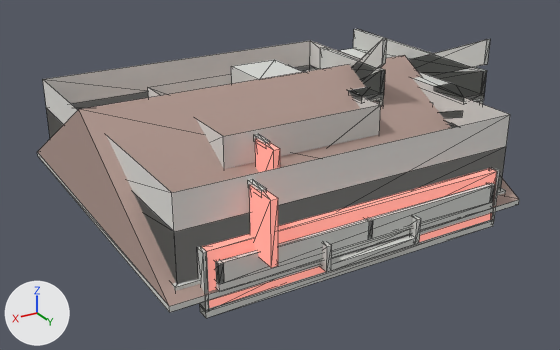
An edit to the glTF model glb/building.glb, drawn before and after from the same camera.
Before and after are seen from a 50 mm lens placed at (3.44, 6.1, 3.04), pointed at (-0.03, 0.31, 0.14). Every picture has the same lights, and +X, +Y and +Z are marked at lower left. The older version comes first. Mesh edges are drawn as thin lines.

In view in the first picture: 'fp1_base', 'fp1_exstair_base', 'fp1_sign_blade', 'fp2_balcony', 'fp2_base', 'fp2_exstair', 'fp2_exstair_base', 'fp2_floor', 'fp2_roof_gable', 'fp2_sign_blade', 'fp2_sign_roof', 'fp2_stair' and 2 more.
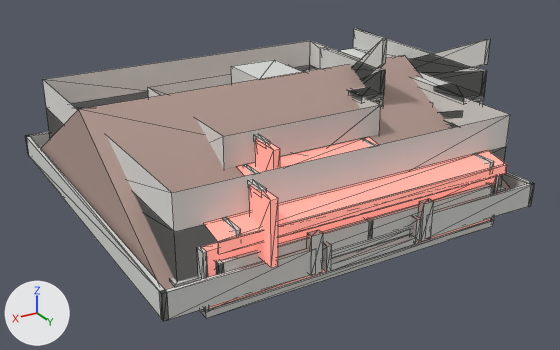
Where the change shows, as pixel boxes [x1, y1, x2, y2] in the pictures (560 x 350 px):
'fp2_fence', added: after [26, 132, 534, 321]
'fp2_awning', added: after [204, 150, 507, 254]
    faces in mat_sign (pink #ed9589, glowing pink #bc766c): [204, 150, 507, 254]
    faces in mat_trim (light grey #d8dad6): [222, 153, 494, 237]
'fp1_awning', added: after [237, 137, 378, 176]
    faces in mat_sign (pink #ed9589, glowing pink #bc766c): [237, 137, 378, 176]
'fp2_roof2', added (mostly hidden): after [170, 186, 506, 287]

What the commit changed:
Mesh me_fp2_fence is new.
It has 48 vertices, 84 faces and spans x -1.8..1.8, y -1.8..1.81, z 0.0..0.34.
It uses material mat_trim (light grey #d8dad6).
Mesh me_fp2_awning is new.
It has 26 vertices, 38 faces and spans x -1.38..1.38, y 1.6..1.84, z 0.42..0.56.
Faces by material slot: [14, 24].
It uses material mat_sign (pink #ed9589, glowing pink #bc766c).
It uses material mat_trim (light grey #d8dad6).
Mesh me_fp2_roof2 is new.
It has 40 vertices, 56 faces and spans x -1.63..1.63, y -1.63..1.63, z 0.0..0.34.
It uses material mat_trim (light grey #d8dad6).
Mesh me_fp1_awning is new.
It has 26 vertices, 38 faces and spans x -0.688..0.688, y 0.8..1.035, z 0.421..0.561.
Faces by material slot: [14, 24].
It uses material mat_sign (pink #ed9589, glowing pink #bc766c).
It uses material mat_trim (light grey #d8dad6).
Object 'fp2_fence' (ob_fp2_fence) is new; it shows me_fp2_fence.
Its location is (0.0, 0.0, 0.0).
Object 'fp2_awning' (ob_fp2_awning) is new; it shows me_fp2_awning.
Its location is (0.0, 0.0, 0.0).
Object 'fp2_roof2' (ob_fp2_roof2) is new; it shows me_fp2_roof2.
Its location is (0.0, 0.0, 0.0).
Object 'fp1_awning' (ob_fp1_awning) is new; it shows me_fp1_awning.
Its location is (0.0, 0.0, 0.0).
